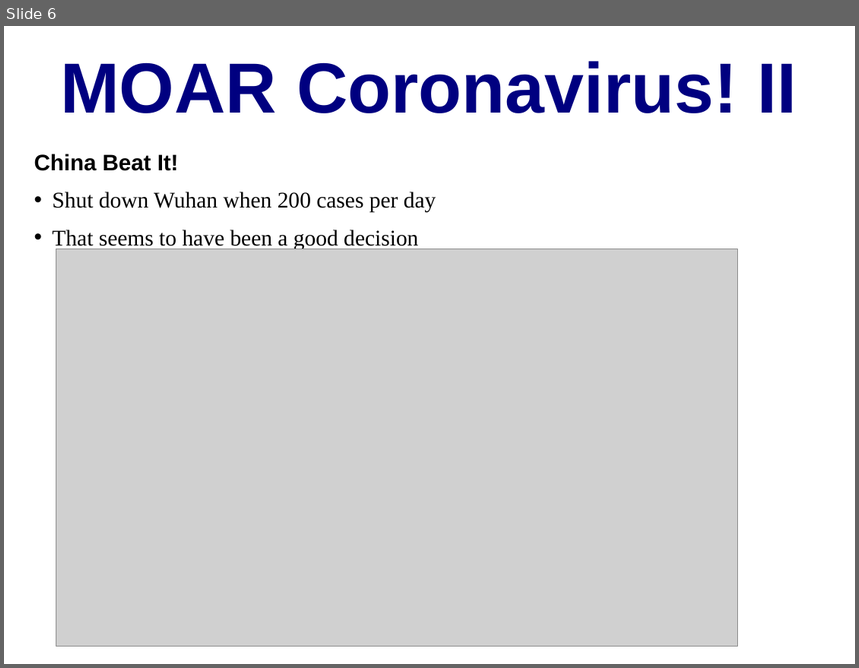
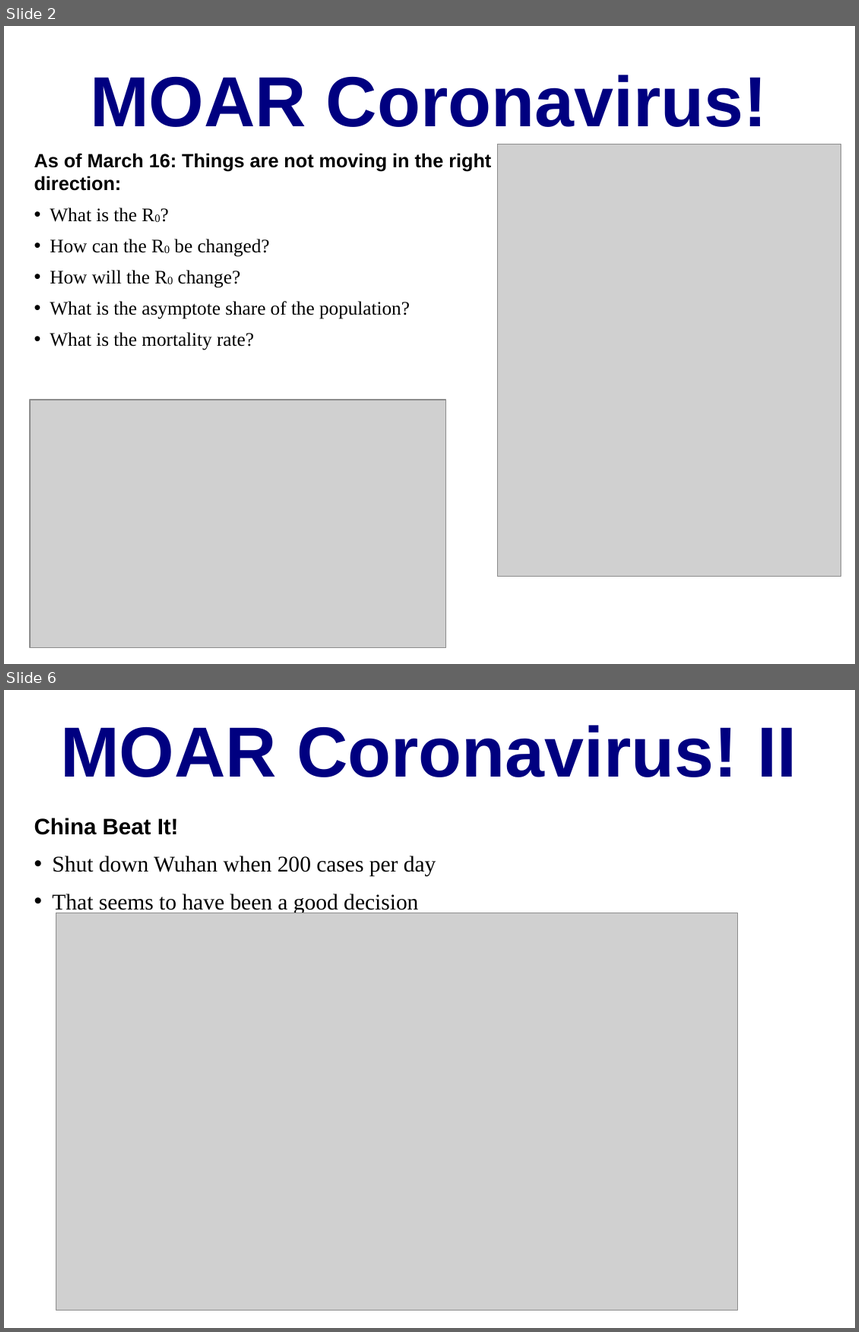
Before and after one commit to DavidLJ/public-files, a slide deck: coronavirus.pptx. Shown one above the other, each under a label of ours: slide 6 before the commit, slides 2 and 6 after it; the slides between them are not shown. The pictures are 859x668 and 859x1332 pixels, drawn with LibreOffice and Linux fonts; fonts in the diff are those of the drawing; grey boxes stand for pictures. Boxes give left, top, right and bottom in pixels: in the first picture for what was removed or moved away, otherwise in the second. Text is boxed around its words. In the diff, an @@ line names an element or a change of style, - is before the commit and + after.

```diff
--- a/coronavirus.pptx
+++ b/coronavirus.pptx
@@ slide 2 added at box(4, 26, 855, 664), background #FFFFFF @@
@@ title added at box(90, 75, 767, 127), 60 pt, text #000080, bold @@
+MOAR Coronavirus!
@@ text added at box(34, 153, 491, 351), 16.2 pt, text #000000 @@
+As of March 16: Things are not moving in the right direction:
+• What is the R0?
+• How can the R0 be changed?
+• How will the R0 change?
+• What is the asymptote share of the population?
+• What is the mortality rate?
@@ picture added at box(498, 145, 842, 577) @@
@@ picture added at box(30, 400, 446, 648) @@
```
Also in this commit, not shown: 5 slides changed, 1 slide removed.
